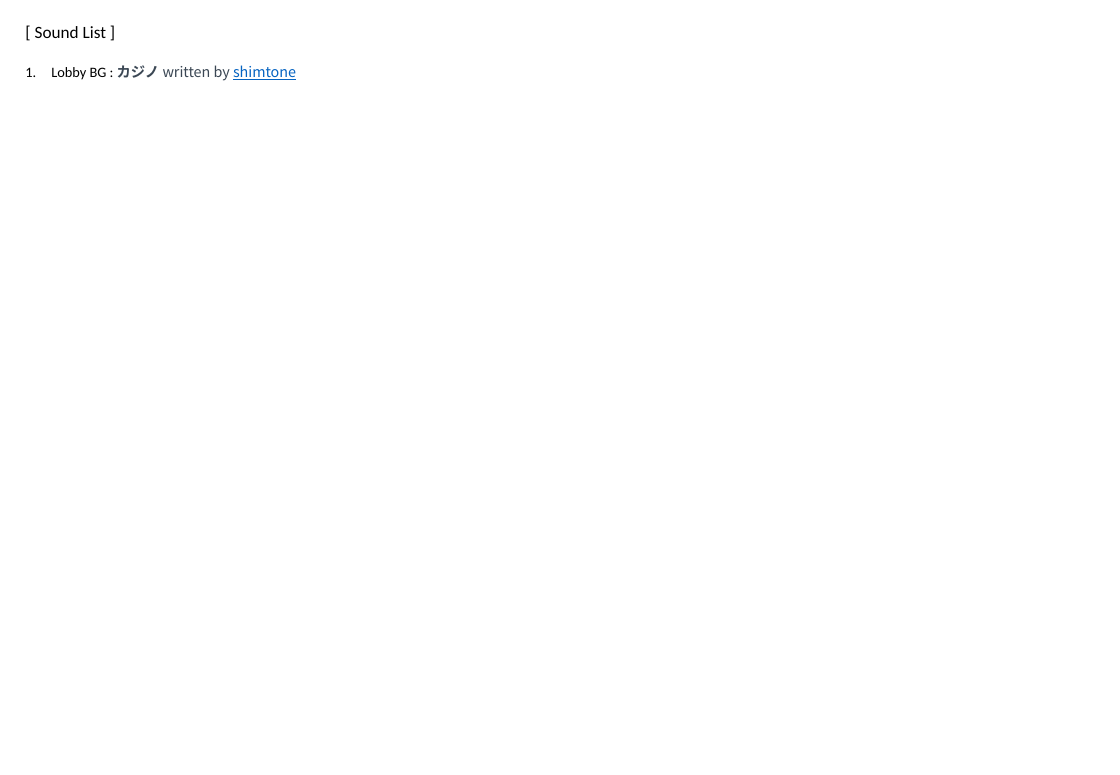
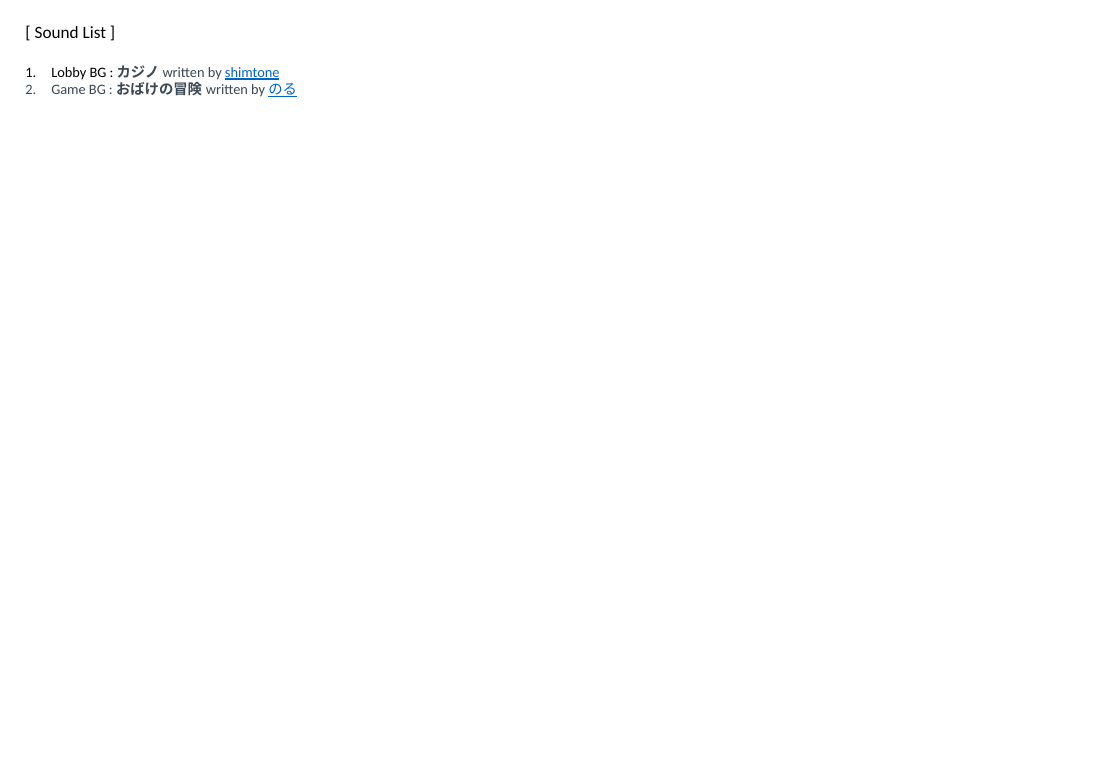
Before and after one commit to SuperVeigar/SlotMachine, a slide deck: slide 8 of 00_Documents/Proposal_RockCLimber.pptx. Drawn at 1120x775 pixels with LibreOffice and Linux fonts; fonts in the diff are those of the drawing. Boxes give left, top, right and bottom in pixels: in the first picture for what was removed or moved away, otherwise in the second. Text is boxed around its words. In the diff, an @@ line names an element or a change of style, - is before the commit and + after.

```diff
--- a/00_Documents/Proposal_RockCLimber.pptx
+++ b/00_Documents/Proposal_RockCLimber.pptx
@@ text at (51, 82, 297, 97): paragraph added @@
+2. Game BG : おばけの冒険 written by のる
@@ text at (51, 65, 280, 80): font Noto Sans CJK JP to Calibri in "カジノ written by shimtone" @@
```
Also in this commit, not shown: 1 other slide changed, 10 other files.
